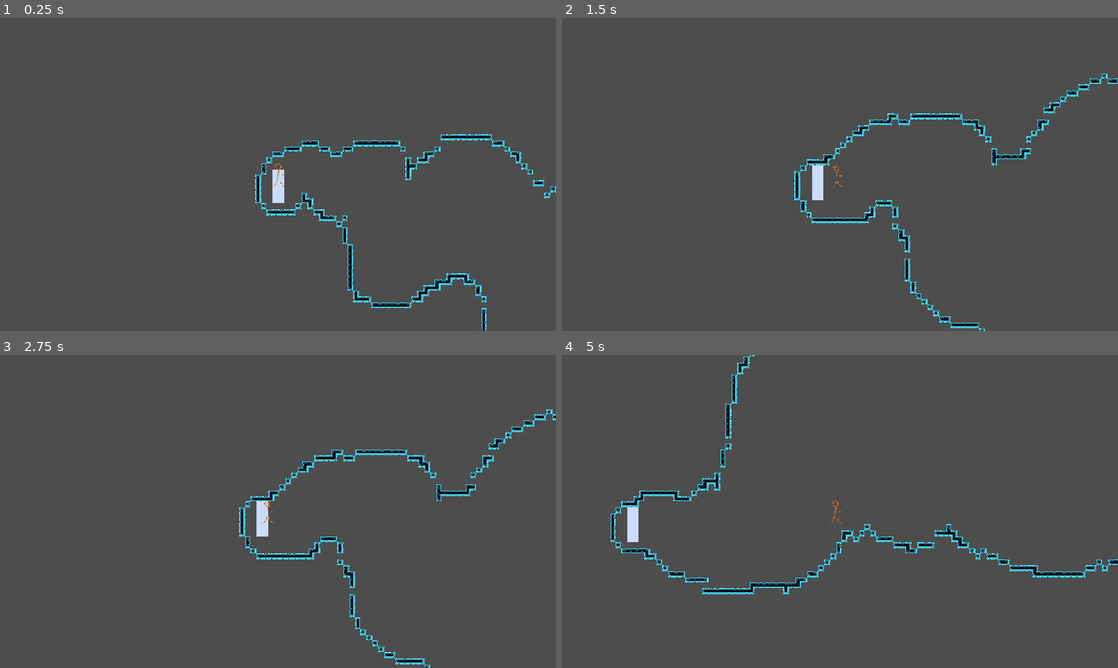
Above: before the commit, frames 1-4 (two rows, left to right).
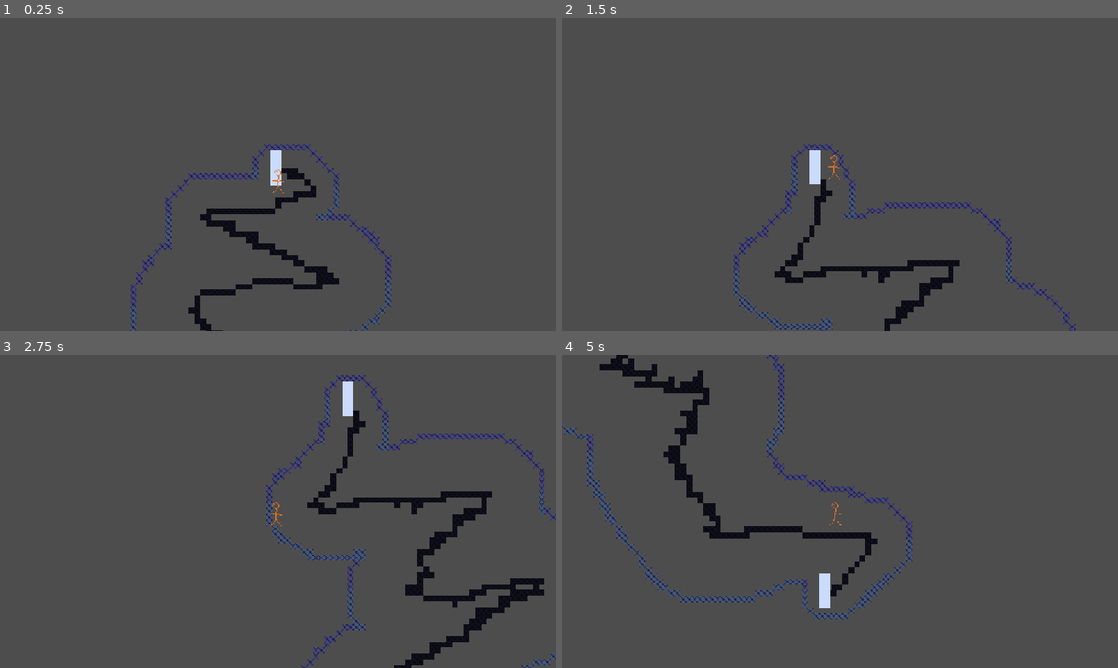
Above: after the commit, the same moments.

Repository: henreedev/exponential-climb
Game: Godot game, scene res://scenes/game.tscn
The game is run twice, just before and just after one commit, with the same random seed, the same clock (stepped at 60 frames per second) and the same inputs.
Inputs (mouse positions are in pixels of both pictures, inside the frame that each line leads up to):
- Up to frame 1 (0.25 s): no input
- Up to frame 2 (1.5 s): move the mouse to (962, 158) at 0.52 s; press the mouse at (962, 158) at 0.53 s; hold D (move_right) from 0.53 s (still down); tap Space (jump) at 0.77 s; move the mouse to (728, 190) at 1.27 s; release the mouse at (728, 190) at 1.28 s; tap R (test_generate_new_room) at 1.35 s
- Up to frame 3 (2.75 s): tap Space (jump) at 1.52 s; move the mouse to (333, 442) at 2.02 s; release D (move_right) at 2.03 s; hold A (move_left) from 2.03 s (still down); hold Q (toggle_loop) from 2.03 s (still down)
- Up to frame 4 (5 s): move the mouse to (812, 574) at 2.77 s; release A (move_left) at 2.78 s; release Q (toggle_loop) at 2.78 s; hold D (move_right) 2.78-4.28 s; click (812, 574) at 2.85 s; tap Space (jump) at 3.02, 3.77, 4.52 s; move the mouse to (1006, 558) at 3.52 s; hold R (test_generate_new_room) 3.53-4.28 s; move the mouse to (673, 464) at 4.27 s; hold A (move_left) from 4.28 s (still down); tap Q (toggle_loop) at 4.35 s

The runs differ from the first frame. In frame 1, 5.9% of the frame differs, in the area x 23-100%, y 37-100%; in frame 2, 5.9%; in frame 3, 7.8%; in frame 4, 8.2%, in the area x 0-100%, y 0-85%.

Commit message:
improved top/bottom edge detection

Diff:
--- a/scripts/environment/room.gd
+++ b/scripts/environment/room.gd
@@ -15,8 +15,8 @@
 const DOOR_SCENE = preload("res://scenes/environment/door.tscn")
 
 const BG_ATLAS_COORDS := Vector2i(0, 1)
-#const WALL_ATLAS_COORDS := Vector2i(1, 1)
-#const PLATFORM_ATLAS_COORDS := Vector2i(1, 0)
+const WALL_ATLAS_COORDS := Vector2i(1, 1)
+const PLATFORM_ATLAS_COORDS := Vector2i(1, 0)
 #const BG_ATLAS_COORDS := Vector2i(1, 1)
 
 @export var noise : FastNoiseLite
@@ -80,7 +80,7 @@
 	path.length = length
 	# Set path angle
 	if is_main:
-		var angle = randf_range(-PI / 6, PI / 6)
+		var angle = randf_range(-PI, PI)
 		path.angle = angle
 
 		path.start = info.start_door_pos
@@ -114,7 +114,7 @@
 	path.radius_curve = pick_radius_curve(is_main, length)
 
 	var path_core : Array[Vector2i] = TilePath.find_straight_path(path.start, path.end)
-	TilePath.add_noise_to_path(path_core, noise, pick_noise_strength(is_main), true)
+	TilePath.add_noise_to_path(path_core, noise, pick_noise_strength(is_main), true, true)
 	path.path_core = path_core
 
 	# Calculate and store edges
@@ -122,14 +122,14 @@
 
 	var top_edge = path_edges[0]
 	var bot_edge = path_edges[1]
-	var inside = path_edges[2]
+	#var inside = path_edges[2]
 
 	path.top_edge = top_edge
 	path.bottom_edge = bot_edge
-	path.inside = inside
-
-	var top_noise_seed = TilePath.add_noise_to_path(path.top_edge, noise, 3, true)
-	TilePath.add_noise_to_path(path.bottom_edge, noise, 3, true, top_noise_seed)
+	#path.inside = inside
+
+	#var top_noise_seed = TilePath.add_noise_to_path(path.top_edge, noise, 3, true)
+	#TilePath.add_noise_to_path(path.bottom_edge, noise, 3, true, top_noise_seed)
 
 	return path
 
@@ -146,7 +146,7 @@
 	match info.type:
 		_:
 			if is_main:
-				return randf_range(10, 20)
+				return 30
 			else:
 				return randf_range(2, 10)
 
@@ -154,7 +154,7 @@
 	match info.type:
 		_:
 			if is_main:
-				return 16
+				return 10
 			else:
 				return 4
 
@@ -237,16 +237,13 @@
 			#wall_layer.set_cell(coord, 0, PLATFORM_ATLAS_COORDS)
 	# Carve out main path
 	#wall_cells.append_array(info.main_path.path_core)
-	wall_cells.append_array(info.main_path.top_edge)
-	wall_cells.append_array(info.main_path.bottom_edge)
-	#for coord in info.main_path.top_edge:
-		#wall_layer.set_cell(coord, 0, WALL_ATLAS_COORDS)
-	#for coord in info.main_path.bottom_edge:
-		#wall_layer.set_cell(coord, 0, PLATFORM_ATLAS_COORDS)
-	# Now carve out insides of paths, deleting any edges on the inside
-	#for side_path in info.side_paths:
-		#for coord in side_path.inside:
-			#wall_layer.set_cell(coord, 0, BG_ATLAS_COORDS)
-	#for coord in info.main_path.inside:
-		#wall_layer.set_cell(coord, 0, BG_ATLAS_COORDS)
-	wall_layer.set_cells_terrain_connect(wall_cells, 0, 0)
+	#wall_cells.append_array(info.main_path.top_edge)
+	#wall_cells.append_array(info.main_path.bottom_edge)
+	for coord in info.main_path.top_edge:
+		wall_layer.set_cell(coord, 0, WALL_ATLAS_COORDS)
+	for coord in info.main_path.bottom_edge:
+		wall_layer.set_cell(coord, 0, PLATFORM_ATLAS_COORDS)
+	for coord in info.main_path.path_core:
+		bg_layer.set_cell(coord, 0, BG_ATLAS_COORDS)
+
+	#wall_layer.set_cells_terrain_connect(wall_cells, 0, 0)
--- a/scripts/player/player.gd
+++ b/scripts/player/player.gd
@@ -53,13 +53,13 @@
 var index : int
 
 #region Physics variables
-#const DEFAULT_GRAVITY := 950.0
-const DEFAULT_GRAVITY := 0.0
+const DEFAULT_GRAVITY := 950.0
+#const DEFAULT_GRAVITY := 0.0
 const DEFAULT_MOVEMENT_SPEED := 150.0
 const DEFAULT_ACCELERATION_MOD := 12.0
 const DEFAULT_JUMP_STRENGTH := 350.0
-const SPEED_LIMIT_DRAG := 1.0
-const SPEED_LIMIT := 450.0
+const SPEED_LIMIT_DRAG := 1.0 # NOTE not currently in use
+const SPEED_LIMIT := 450.0 # NOTE not currently in use
 ## The value to multiply y velocity by when cancelling a jump early.
 const JUMP_CANCEL_MOD := 0.6
 ## Maximum speed at which the player can fall.
--- a/scripts/utilities/tilepath.gd
+++ b/scripts/utilities/tilepath.gd
@@ -39,19 +39,19 @@
 
 ## Adds points to a path as necessary to fill gaps between any non-adjacent
 ## points that are within the given radius of each other .
-#static func stitch_together_path(path : Array[Vector2i], radius : int):
-	#var i := -1
-	#while i < len(path) - 2:
-		#i += 1
-		#if not is_adjacent(path[i], path[i + 1]):
-			#if euclidean_dist(path[i], path[i + 1]) > radius:
-				#continue # TODO potentially remove
-			## Add straight line to path if each point doesn't already exist in the path
-			#var j := 0
-			#for point in find_straight_path(path[i], path[i + 1], false):
-				#if not path.has(point):
-					#path.insert(i + j, point)
-					#j += 1
+static func stitch_together_path(path : Array[Vector2i], radius : int):
+	var i := -1
+	while i < len(path) - 2:
+		i += 1
+		if not is_adjacent(path[i], path[i + 1]):
+			if euclidean_dist(path[i], path[i + 1]) > radius:
+				continue # TODO potentially remove
+			# Add straight line to path if each point doesn't already exist in the path
+			var j := 0
+			for point in find_straight_path(path[i], path[i + 1], false):
+				if not path.has(point):
+					path.insert(i + j, point)
+					j += 1
 
 #static func stitch_together_path(path: Array[Vector2i], radius: int):
 	#var i := 0
@@ -67,58 +67,58 @@
 						#i = max(0, i - 1)
 		#i += 1
 
-static func stitch_together_path(path: Array[Vector2i], radius: int):
-	# Spatial hash for efficient neighbor lookup
-	var bucket_size := radius
-	var buckets := {}
-
-	# Helper to get a bucket key
-	var get_bucket_key = func(point: Vector2i) -> String:
-		return str(point.x / bucket_size) + "_" + str(point.y / bucket_size)
-
-	# Populate buckets with points
-	for point in path:
-		var key = get_bucket_key.call(point)
-		if not buckets.has(key):
-			buckets[key] = []
-		buckets[key].append(point)
-
-	# Helper to find neighbors
-	var  get_neighbors = func(point: Vector2i):
-		var neighbors := []
-		var bucket_key = get_bucket_key.call(point)
-		var nearby_keys := [
-			bucket_key,
-			str((point.x - bucket_size) / bucket_size) + "_" + str(point.y / bucket_size),
-			str((point.x + bucket_size) / bucket_size) + "_" + str(point.y / bucket_size),
-			str(point.x / bucket_size) + "_" + str((point.y - bucket_size) / bucket_size),
-			str(point.x / bucket_size) + "_" + str((point.y + bucket_size) / bucket_size)
-		]
-		for key in nearby_keys:
-			if buckets.has(key):
-				for other in buckets[key]:
-					if euclidean_dist(point, other) <= radius and point != other:
-						neighbors.append(other)
-		return neighbors
-
-	# Stitch path using neighbors
-	var stitched_path := []
-	var visited := {}
-	var stack := [path[0]]  # Start from the first point
-
-	while stack.size() > 0:
-		var current = stack.pop_back()
-		if visited.has(current):
-			continue
-		visited[current] = true
-		stitched_path.append(current)
-
-		# Add unvisited neighbors to the stack
-		for neighbor in get_neighbors.call(current):
-			if not visited.has(neighbor):
-				stack.append(neighbor)
-
-	return stitched_path
+#static func stitch_together_path(path: Array[Vector2i], radius: int):
+	## Spatial hash for efficient neighbor lookup
+	#var bucket_size := radius
+	#var buckets := {}
+#
+	## Helper to get a bucket key
+	#var get_bucket_key = func(point: Vector2i) -> String:
+		#return str(point.x / bucket_size) + "_" + str(point.y / bucket_size)
+#
+	## Populate buckets with points
+	#for point in path:
+		#var key = get_bucket_key.call(point)
+		#if not buckets.has(key):
+			#buckets[key] = []
+		#buckets[key].append(point)
+#
+	## Helper to find neighbors
+	#var  get_neighbors = func(point: Vector2i):
+		#var neighbors := []
+		#var bucket_key = get_bucket_key.call(point)
+		#var nearby_keys := [
+			#bucket_key,
+			#str((point.x - bucket_size) / bucket_size) + "_" + str(point.y / bucket_size),
+			#str((point.x + bucket_size) / bucket_size) + "_" + str(point.y / bucket_size),
+			#str(point.x / bucket_size) + "_" + str((point.y - bucket_size) / bucket_size),
+			#str(point.x / bucket_size) + "_" + str((point.y + bucket_size) / bucket_size)
+		#]
+		#for key in nearby_keys:
+			#if buckets.has(key):
+				#for other in buckets[key]:
+					#if euclidean_dist(point, other) <= radius and point != other:
+						#neighbors.append(other)
+		#return neighbors
+#
+	## Stitch path using neighbors
+	#var stitched_path := []
+	#var visited := {}
+	#var stack := [path[0]]  # Start from the first point
+#
+	#while stack.size() > 0:
+		#var current = stack.pop_back()
+		#if visited.has(current):
+			#continue
+		#visited[current] = true
+		#stitched_path.append(current)
+#
+		## Add unvisited neighbors to the stack
+		#for neighbor in get_neighbors.call(current):
+			#if not visited.has(neighbor):
+				#stack.append(neighbor)
+#
+	#return stitched_path
 
 
 
@@ -129,7 +129,7 @@
 
 ## Adds given noise to a path, ensuring the start and end points remain the same.
 static func add_noise_to_path(path : Array[Vector2i], \
-							noise : FastNoiseLite, strength := 7, use_2d_noise := false, seed := randi()):
+							noise : FastNoiseLite, strength := 7, stitch_together := false, use_2d_noise := false, seed := randi()):
 	noise.seed = seed
 	var path_len = len(path)
 	var progress = 0.0
@@ -149,8 +149,9 @@
 		coord += Vector2i(noise_sample * path_slope)
 		path[i] = coord
 		i += 1
-	# Fill in any gaps caused by the noise
-	stitch_together_path(path, 3)
+
+	if stitch_together:
+		stitch_together_path(path, strength)
 
 	return noise.seed
 
@@ -158,20 +159,23 @@
 ## Finds the top and bottom edge of a path by dragging a circle along it, where the edge of the
 ## circle defines the edge of the path and the inside of the circle deletes the edges,
 ## creating a hollow shell around the path.
-## Returns both edges and the tiles inside in an array of shape [top, bottom, inside]
+## Returns both edges and the entire edge in an array of shape [top, bottom, inside]
 static func find_edges_of_path(path : Array[Vector2i], radius_curve : Curve = null, base_radius := 5) -> Array:
+	var angle = Vector2(path[-1] - path[0]).angle()
 	# Tracks the final set of tiles defining the edge.
-	var edge_coord_set := {}
-	# Tracks the final set of tiles defining the center (everything inside the edge).
-	var inside_coord_set := {}
+	var top_edge_set := {}
+	var bottom_edge_set := {}
 	# Tracks the tiles visited so far, so that visited tiles do not rejoin
 	# the edge but *can* be removed from the edge.
 	var visited := {}
-	var i := 0 # Used for sampling base_radius curve at each tile
+	var i := 0
+	#region Original edge finding method with circle carving
 	for path_coord : Vector2i in path:
+		# Calculate radius to carve path with
 		var radius : int = base_radius
 		if radius_curve:
-			radius = radius_curve.sample_baked(i) # NOTE maybe should use `sample_baked()`
+			radius = radius_curve.sample_baked(i)
+		# Calculate square area containing radius circle
 		var x_range = range(-radius - 1, radius + 2) # range is inclusive then exclusive
 		var y_range = range(-radius - 1, radius + 2)
 		for x_offset in x_range:
@@ -181,54 +185,74 @@
 				var coord = path_coord + coord_offset
 				var mh_dist = euclidean_dist(path_coord, coord)
 
-				if mh_dist <= radius:
-					edge_coord_set.erase(coord) # Can remove visited tiles
-					inside_coord_set[coord] = null
+				if mh_dist <= radius: # Remove tiles on the inside of the circle
+					top_edge_set.erase(coord)
+					bottom_edge_set.erase(coord)
 					visited[coord] = null # Add to visited
-				if mh_dist == radius + 1:
+				elif mh_dist == radius + 1:
 					if visited.has(coord):
 						continue # Don't add as an edge tile if already visited
-					inside_coord_set.erase(coord)
-					edge_coord_set[coord] = null # null is dummy value, just using key
+					# Calculate tangent to place tile into top or bottom edge
+					if coord_offset.y < 0:
+						top_edge_set[coord] = null # null is dummy value, just using key
+					else:
+						bottom_edge_set[coord] = null
 					visited[coord] = null
 		i += 1
-	# Create the overall circular edge of the path
-	var path_edge : Array[Vector2i] = []
-	path_edge.append_array(edge_coord_set.keys())
-	# Use visited to only add non-visited tiles to top and bottom edges
-	visited.clear()
-	# Generate the top and bottom of the path by looking at each point and finding a point below it;
-	# if that point exists, mark them as top and bottom points.
+
+	# Return the edges of the path
 	var top_edge : Array[Vector2i] = []
 	var bottom_edge : Array[Vector2i] = []
-	for path_edge_coord_top in path_edge:
-		if visited.has(path_edge_coord_top): continue
-		# Find a coord below. If exists, this is top, else this is bot edge.
-		for path_edge_coord_bot in path_edge:
-			if visited.has(path_edge_coord_top): continue
-			if path_edge_coord_top.x == path_edge_coord_bot.x and \
-					path_edge_coord_top.y < path_edge_coord_bot.y:
-				top_edge.append(path_edge_coord_top)
-				bottom_edge.append(path_edge_coord_bot)
-				visited[path_edge_coord_top] = null
-				visited[path_edge_coord_bot] = null
-				break
-		# Add to bottom edge if no vertical match below was found
-		if not visited.has(path_edge_coord_top):
-			bottom_edge.append(path_edge_coord_top)
-			visited[path_edge_coord_top] = null
-
-	# Also return the inside of the edges, to be filled with background tiles
-	var inside : Array[Vector2i] = []
-	inside.append_array(inside_coord_set.keys())
-
-	return [top_edge, bottom_edge, inside]
-
-## Given a list of coordinates, returns every coordinate contained within the
-## list using a flood fill algorithm.
-static func find_inside_of_path(path : Array[Vector2i], point_inside_path : Vector2i):
-	var inside : Array[Vector2i] = []
-	return inside
+	top_edge.append_array(top_edge_set.keys())
+	bottom_edge.append_array(bottom_edge_set.keys())
+	bottom_edge.reverse()
+
+	var path_edge : Array[Vector2i] = []
+	path_edge.append_array(top_edge)
+	path_edge.append_array(bottom_edge)
+
+	return [top_edge, bottom_edge, path_edge]
+	#endregion Original edge finding method with circle carving
+	#region New implementation (perpendicular points)
+	#var top_edge := {}
+	#var bottom_edge := {}
+	#var last_tangent := Vector2.ZERO
+	#var second_last_tangent := Vector2.ZERO
+	#for i in range(path.size()):
+		#var radius = base_radius
+		#if radius_curve:
+			#radius = int(radius_curve.sample_baked(i))
+#
+		#var current_point = Vector2(path[i])
+		#var tangent : Vector2
+#
+		#if path.size() <= 1:
+			#tangent = Vector2.RIGHT # Default if path is only one point
+		#elif i == 0:
+			#tangent = (Vector2(path[i + 1]) - current_point).normalized()
+		#elif i == path.size() - 1:
+			#tangent = (current_point - Vector2(path[i - 1])).normalized()
+		#else:
+			#tangent = (Vector2(path[i + 1]) - Vector2(path[i - 1])).normalized()
+		#if not last_tangent.is_zero_approx() and not second_last_tangent.is_zero_approx():
+			#tangent = (tangent + last_tangent + second_last_tangent).normalized()
+		#var normal = tangent.rotated(PI / 2)
+		#var top_offset = (normal * radius).round()
+		#var bottom_offset = (-normal * radius).round()
+#
+		#top_edge[Vector2i(current_point + top_offset)] = null
+		#bottom_edge[Vector2i(current_point + bottom_offset)] = null
+		#
+		#second_last_tangent = last_tangent
+		#last_tangent = tangent
+#
+	#var top_edge_arr: Array[Vector2i] = []
+	#var bottom_edge_arr: Array[Vector2i] = []
+	#top_edge_arr.append_array(top_edge.keys())
+	#bottom_edge_arr.append_array(bottom_edge.keys())
+	#return [top_edge_arr, bottom_edge_arr]
+	#endregion New implementation (perpendicular points)
+
 
 static func euclidean_dist(a : Vector2i, b : Vector2i):
 	#return abs(a.x - b.x) + abs(a.y - b.y) # Uncomment for manhattan distance formula
